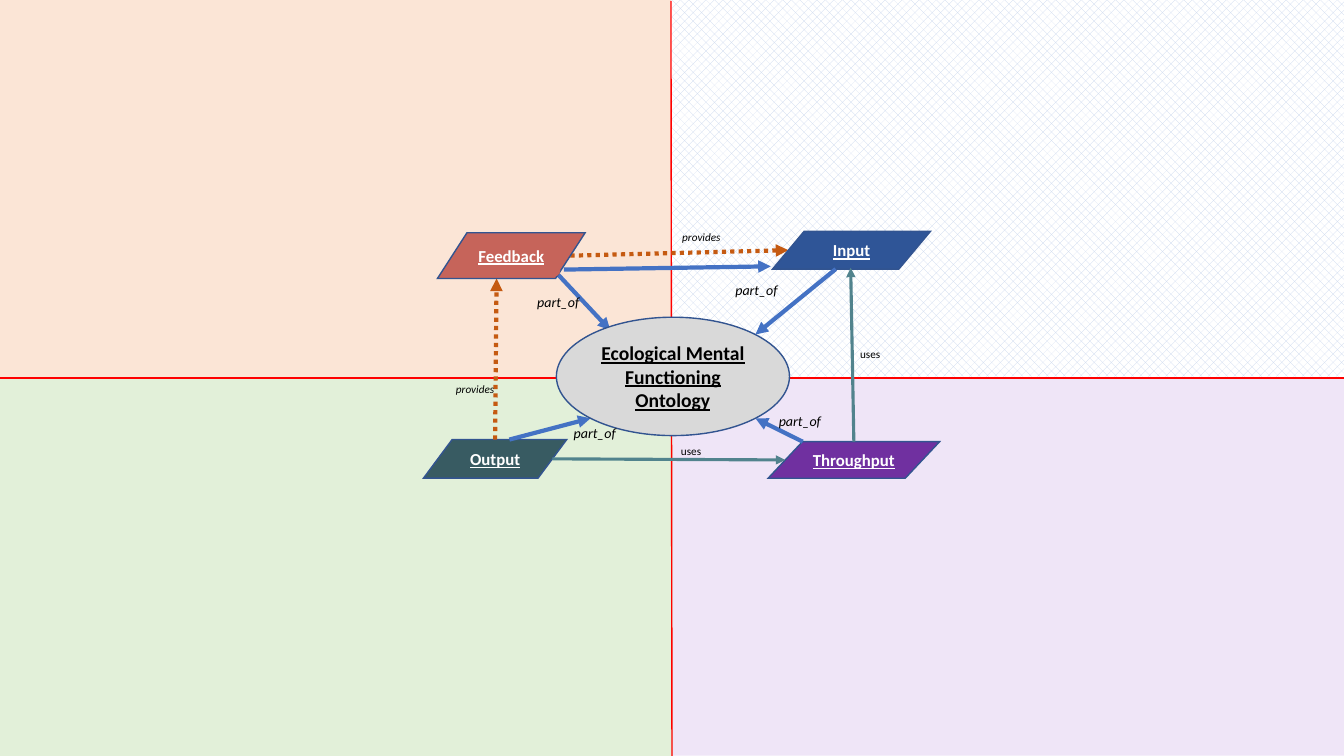
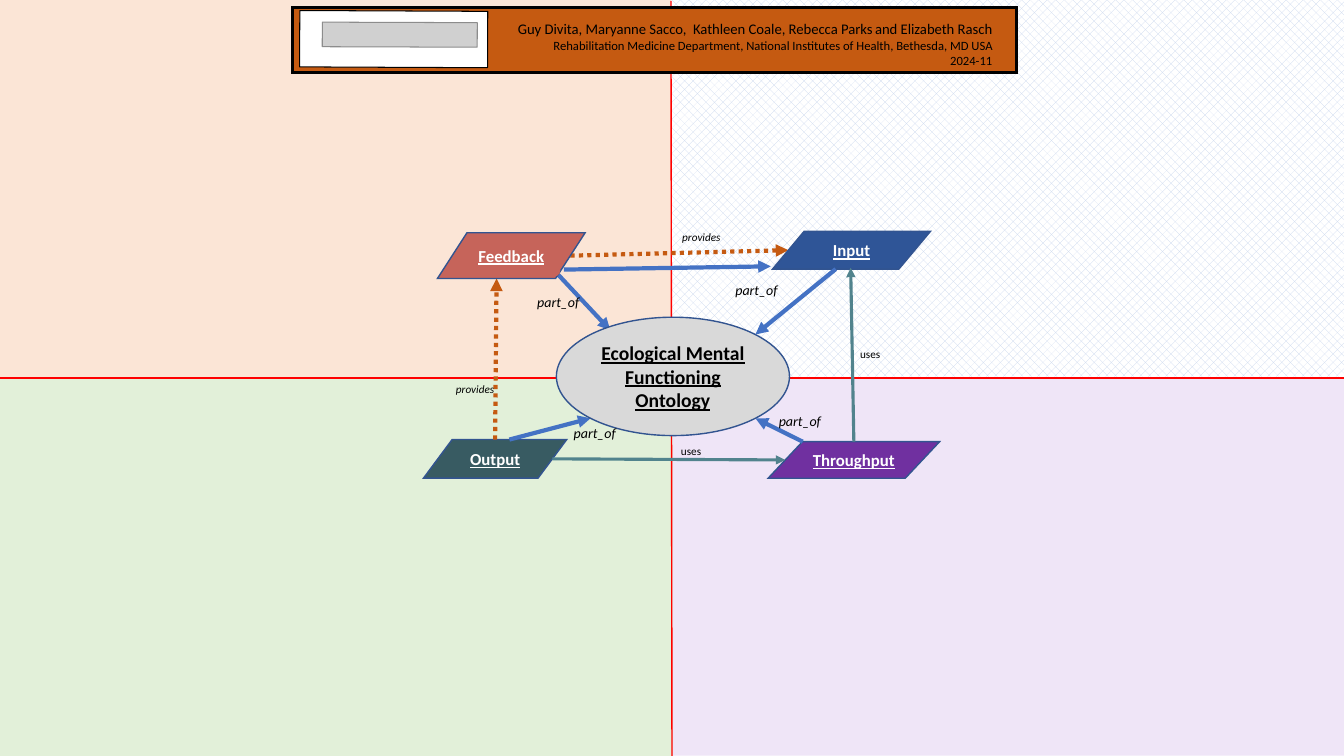
Before and after one commit to CC-RMD-EpiBio/EcologicalMentalFunctioningOntology, a slide deck: slide 4 of EMFO_Picture.pptx (slide 3 before the commit). Drawn at 1344x756 pixels with LibreOffice and Linux fonts; fonts in the diff are those of the drawing; grey boxes stand for pictures. Boxes give left, top, right and bottom in pixels: in the first picture for what was removed or moved away, otherwise in the second. Text is boxed around its words. In the diff, an @@ line names an element or a change of style, - is before the commit and + after.

```diff
--- a/EMFO_Picture.pptx
+++ b/EMFO_Picture.pptx
@@ rectangle added at (x1=292, y1=8, x2=1017, y2=73), fill #C55A11, outline #000000 2.25 pt, 9 pt, text #000000 @@
+Guy Divita, Maryanne Sacco, Kathleen Coale, Rebecca Parks and Elizabeth Rasch
+Rehabilitation Medicine Department, National Institutes of Health, Bethesda, MD USA
+2024-11
@@ rectangle added at (x1=299, y1=11, x2=488, y2=68), fill #FFFFFF, outline #000000 0.75 pt @@
@@ picture added at (x1=323, y1=22, x2=478, y2=47) @@
```
Also in this commit, not shown: 4 other slides changed, 8 slides added, 1 slide removed, 7 other files.
